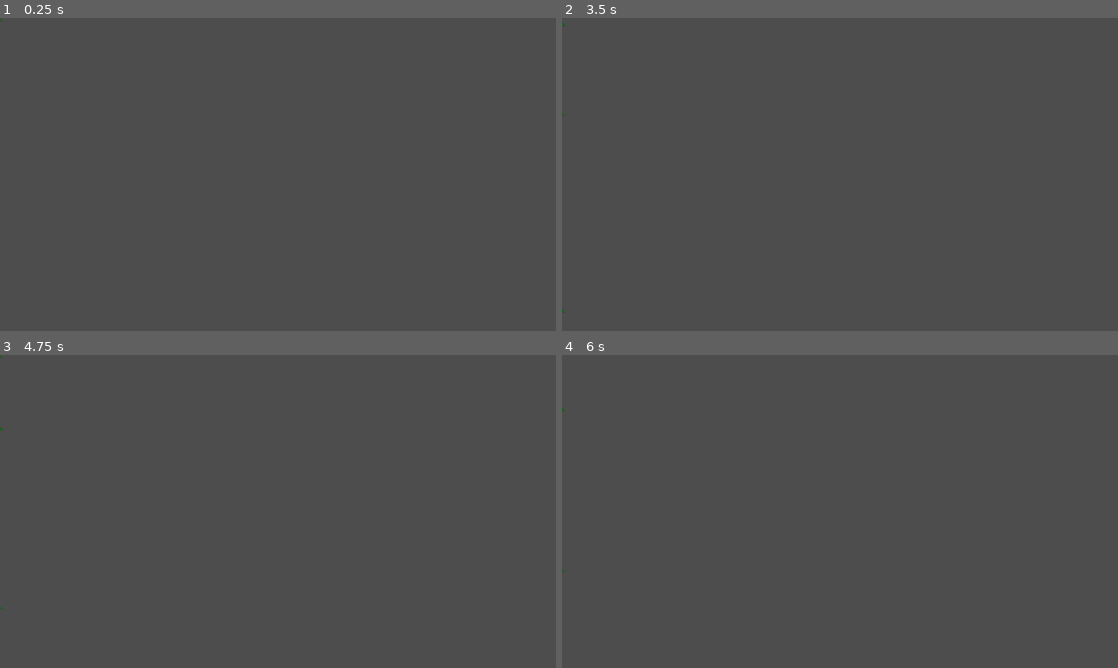
Above: before the commit, frames 1-4 (two rows, left to right).
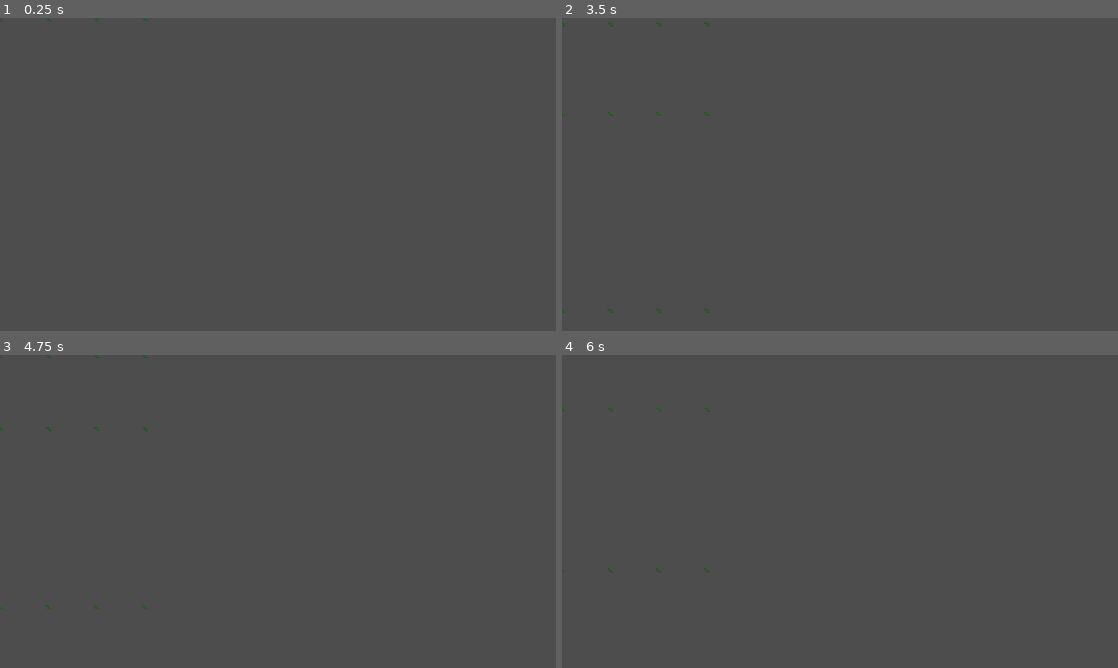
Above: after the commit, the same moments.

Repository: Team-Goose/brackeys-12-game-jam
Game: Godot game, scene res://scenes/swirling_leaf_particles.tscn
Same seed, same stepped clock (60 frames per second), same inputs: the game is played once before the commit and once after it. This scene is started directly instead of the project's main scene.
Inputs (mouse positions are in pixels of both pictures, inside the frame that each line leads up to):
- Up to frame 1 (0.25 s): no input
- Up to frame 2 (3.5 s): move the mouse to (962, 158) at 0.52 s; press the mouse at (962, 158) at 0.53 s; hold Right (right) 0.53-1.28 s; tap Enter at 1.25 s; move the mouse to (728, 190) at 1.27 s; release the mouse at (728, 190) at 1.28 s; hold Left (left) 1.28-2.03 s; right-click (728, 190) at 1.35 s; move the mouse to (895, 105) at 2.02 s; press the mouse at (895, 105) at 2.03 s; hold Right (right) from 2.03 s (still down); tap Space at 2.75 s; move the mouse to (812, 237) at 2.77 s; release the mouse at (812, 237) at 2.78 s; right-click (812, 237) at 2.85 s; click (812, 237) at 2.92 s
- Up to frame 3 (4.75 s): move the mouse to (444, 558) at 3.52 s; release Right (right) at 3.53 s; press the mouse at (444, 558) at 3.53 s; hold Left (left) from 3.53 s (still down); tap Enter at 4.25 s; move the mouse to (111, 464) at 4.27 s; release the mouse at (111, 464) at 4.28 s; right-click (111, 464) at 4.35 s
- Up to frame 4 (6 s): move the mouse to (867, 511) at 5.02 s; press the mouse at (867, 511) at 5.03 s; tap Space at 5.75 s; move the mouse to (756, 433) at 5.77 s; release Left (left) at 5.78 s; release the mouse at (756, 433) at 5.78 s; hold Right (right) from 5.78 s (still down); right-click (756, 433) at 5.85 s

The runs differ from the first frame. In frame 1, less than 0.1% of the frame differs, in the area x 8-27%, y 0-2%; in frame 2, less than 0.1%, in the area x 8-27%, y 1-95%; in frame 3, less than 0.1%; in frame 4, less than 0.1%.

Commit message:
spread out particles

Diff:
--- a/scenes/rain_particles.tscn
+++ b/scenes/rain_particles.tscn
@@ -6,8 +6,10 @@
 script = ExtResource("1_w5yrw")
 
 [node name="RainCPUParticle" type="CPUParticles2D" parent="."]
-amount = 35
+amount = 50
 lifetime = 6.0
+emission_shape = 3
+emission_rect_extents = Vector2(800, 1)
 gravity = Vector2(0, 100)
 angular_velocity_min = -100.0
 angular_velocity_max = 100.0
--- a/scenes/swirling_leaf_particles.tscn
+++ b/scenes/swirling_leaf_particles.tscn
@@ -21,7 +21,61 @@
 [node name="SwirlingLeafGPUParticle" type="GPUParticles2D" parent="."]
 texture_filter = 1
 material = SubResource("CanvasItemMaterial_clhbd")
+position = Vector2(-300, 0)
 amount = 4
 process_material = SubResource("ParticleProcessMaterial_8q5np")
 texture = ExtResource("1_yijy0")
 lifetime = 6.0
+
+[node name="SwirlingLeafGPUParticle2" type="GPUParticles2D" parent="."]
+texture_filter = 1
+material = SubResource("CanvasItemMaterial_clhbd")
+position = Vector2(-200, 0)
+amount = 4
+process_material = SubResource("ParticleProcessMaterial_8q5np")
+texture = ExtResource("1_yijy0")
+lifetime = 6.0
+
+[node name="SwirlingLeafGPUParticle3" type="GPUParticles2D" parent="."]
+texture_filter = 1
+material = SubResource("CanvasItemMaterial_clhbd")
+position = Vector2(-100, 0)
+amount = 4
+process_material = SubResource("ParticleProcessMaterial_8q5np")
+texture = ExtResource("1_yijy0")
+lifetime = 6.0
+
+[node name="SwirlingLeafGPUParticle4" type="GPUParticles2D" parent="."]
+texture_filter = 1
+material = SubResource("CanvasItemMaterial_clhbd")
+amount = 4
+process_material = SubResource("ParticleProcessMaterial_8q5np")
+texture = ExtResource("1_yijy0")
+lifetime = 6.0
+
+[node name="SwirlingLeafGPUParticle5" type="GPUParticles2D" parent="."]
+texture_filter = 1
+material = SubResource("CanvasItemMaterial_clhbd")
+position = Vector2(100, 0)
+amount = 4
+process_material = SubResource("ParticleProcessMaterial_8q5np")
+texture = ExtResource("1_yijy0")
+lifetime = 6.0
+
+[node name="SwirlingLeafGPUParticle6" type="GPUParticles2D" parent="."]
+texture_filter = 1
+material = SubResource("CanvasItemMaterial_clhbd")
+position = Vector2(200, 0)
+amount = 4
+process_material = SubResource("ParticleProcessMaterial_8q5np")
+texture = ExtResource("1_yijy0")
+lifetime = 6.0
+
+[node name="SwirlingLeafGPUParticle7" type="GPUParticles2D" parent="."]
+texture_filter = 1
+material = SubResource("CanvasItemMaterial_clhbd")
+position = Vector2(300, 0)
+amount = 4
+process_material = SubResource("ParticleProcessMaterial_8q5np")
+texture = ExtResource("1_yijy0")
+lifetime = 6.0
Not shown: 1 places in game.tscn that only renumber resources
